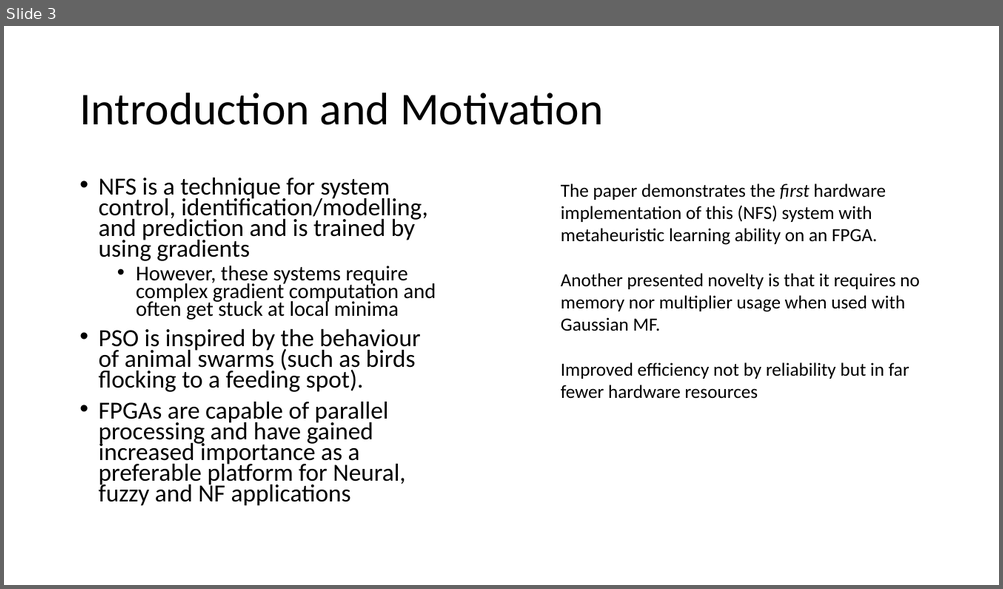
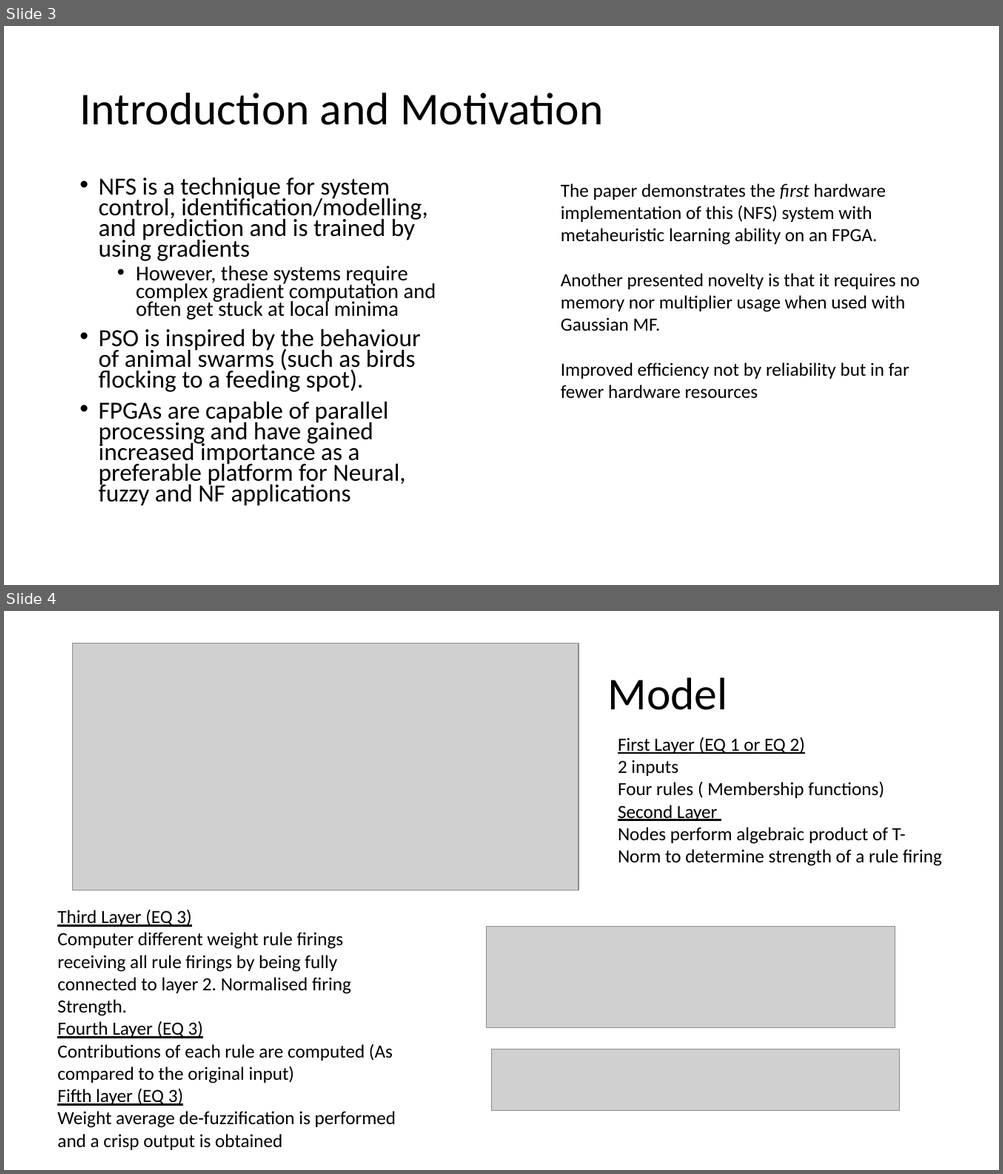
Before and after one commit to HarrisonJM/ParallelComputing, a slide deck: coursework/FPGA implementation of neruo-fuzzy system with improved PSO learning.pptx. Shown one above the other, each under a label of ours: slide 3 before the commit, slides 3 and 4 after it. The pictures are 1003x589 and 1003x1174 pixels, drawn with LibreOffice and Linux fonts; fonts in the diff are those of the drawing; grey boxes stand for pictures. Boxes give left, top, right and bottom in pixels: in the first picture for what was removed or moved away, otherwise in the second. Text is boxed around its words. In the diff, an @@ line names an element or a change of style, - is before the commit and + after.

```diff
--- a/coursework/FPGA implementation of neruo-fuzzy system with improved PSO learning.pptx
+++ b/coursework/FPGA implementation of neruo-fuzzy system with improved PSO learning.pptx
@@ slide 4 added at [4,611,999,1170], background #FFFFFF @@
@@ picture added at [73,643,578,891] @@
@@ title added at [607,678,727,710], 44 pt, text #000000 @@
+Model
@@ text added at [617,737,942,866], 18 pt, text #000000 @@
+First Layer (EQ 1 or EQ 2)
+2 inputs
+Four rules ( Membership functions)
+Second Layer
+Nodes perform algebraic product of T-Norm to determine strength of a rule firing
@@ text added at [57,909,396,1150], 18 pt, text #000000 @@
+Third Layer (EQ 3)
+Computer different weight rule firings receiving all rule firings by being fully connected to layer 2. Normalised firing Strength.
+Fourth Layer (EQ 3)
+Contributions of each rule are computed (As compared to the original input)
+Fifth layer (EQ 3)
+Weight average de-fuzzification is performed and a crisp output is obtained
@@ picture added at [486,926,895,1028] @@
@@ picture added at [491,1050,899,1111] @@
```
Also in this commit, not shown: 2 slides changed, 5 other slides added, 1 slide removed.
